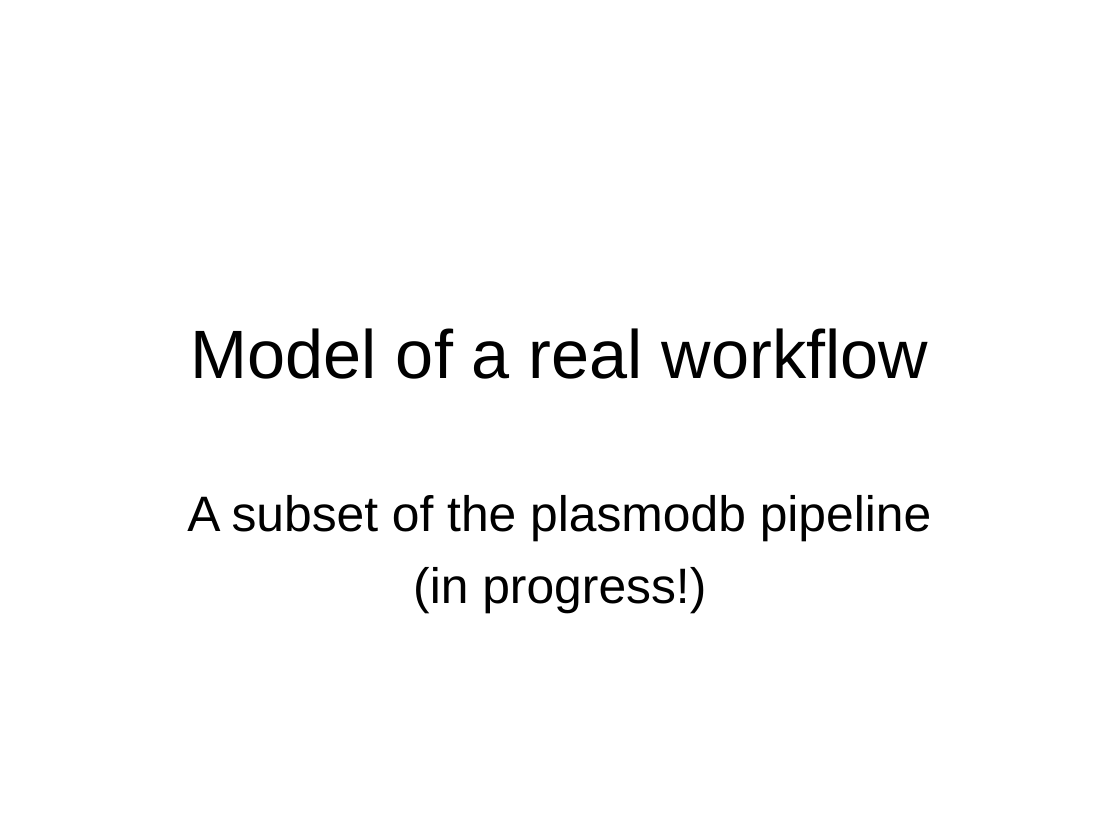
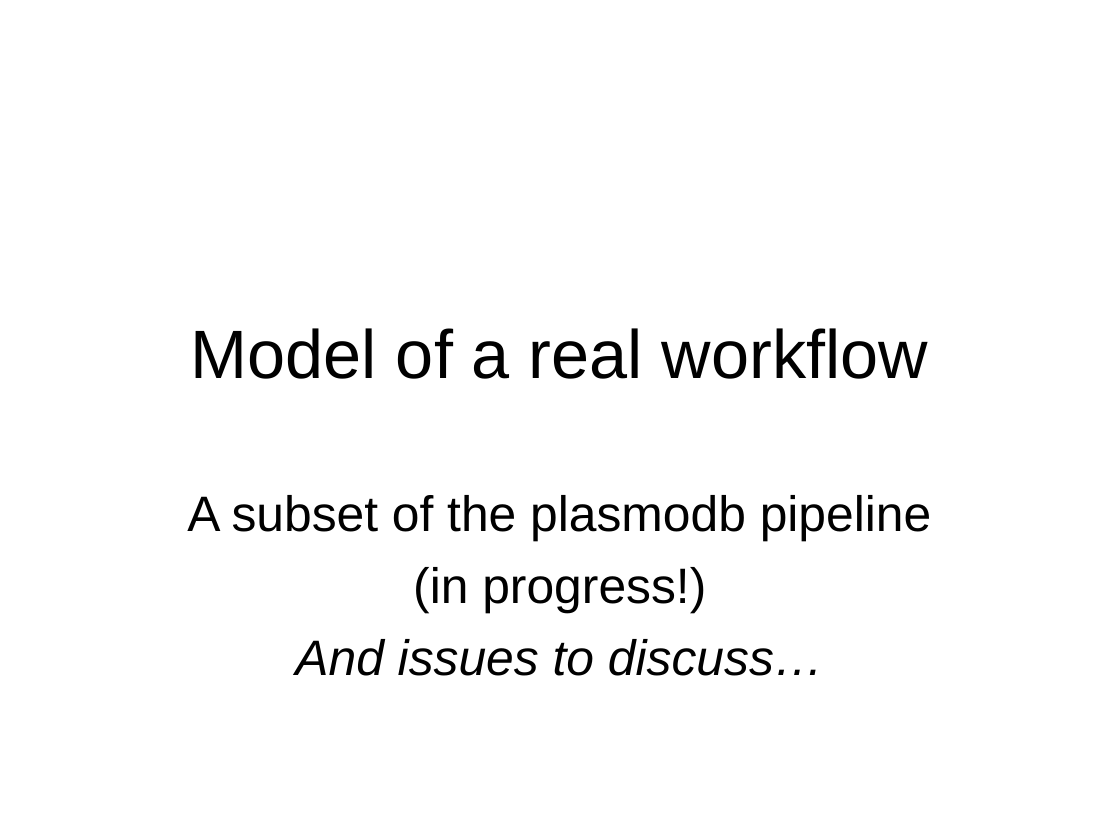
Before and after one commit to VEuPathDB/ApiCommonData, a slide deck: slide 1 of Load/doc/workflow/plasmodb/7.7/ApiWorkFlow.ppt. Drawn at 1120x840 pixels with LibreOffice and Linux fonts; fonts in the diff are those of the drawing. Boxes give left, top, right and bottom in pixels: in the first picture for what was removed or moved away, otherwise in the second. Text is boxed around its words. In the diff, an @@ line names an element or a change of style, - is before the commit and + after.

```diff
--- a/Load/doc/workflow/plasmodb/7.7/ApiWorkFlow.ppt
+++ b/Load/doc/workflow/plasmodb/7.7/ApiWorkFlow.ppt
@@ subtitle at (295,639,824,676): paragraph added @@
+And issues to discuss…
```
Also in this commit, not shown: 6 other slides changed, 11 slides added, 2 other files.
